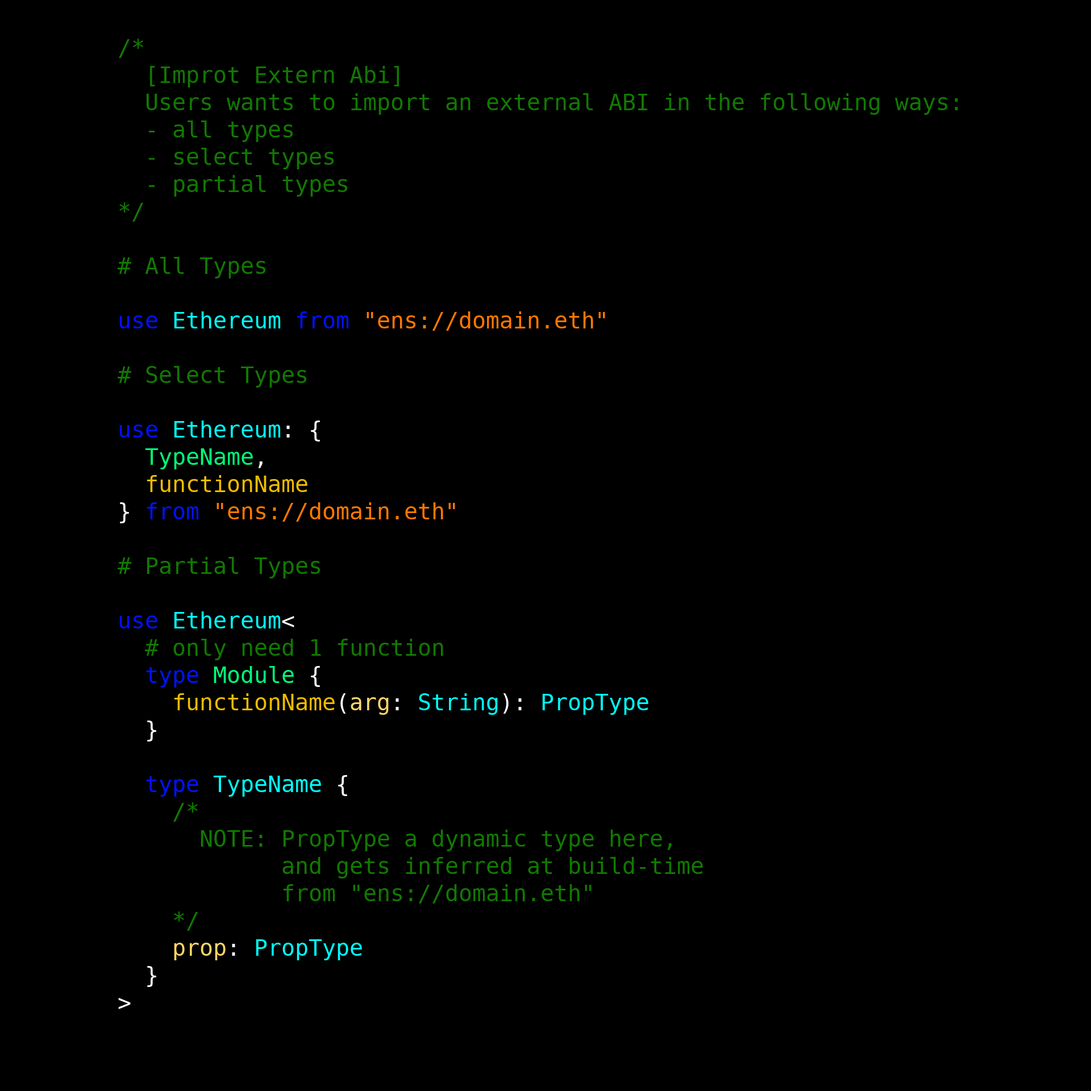
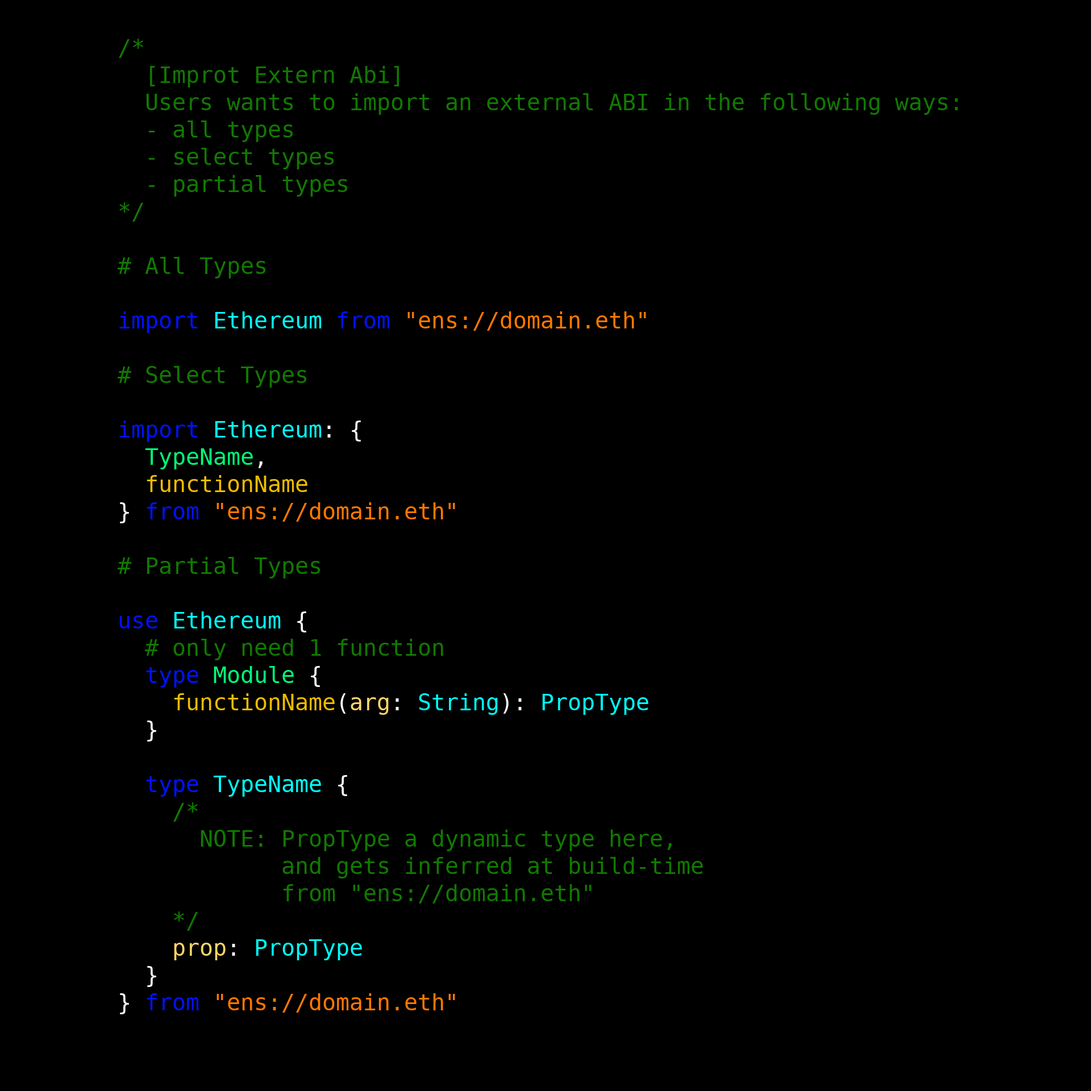
Layers edited between the first and the second 1091 x 1091 image:
painted on "/* ..." over bbox(118, 311, 647, 1015)
